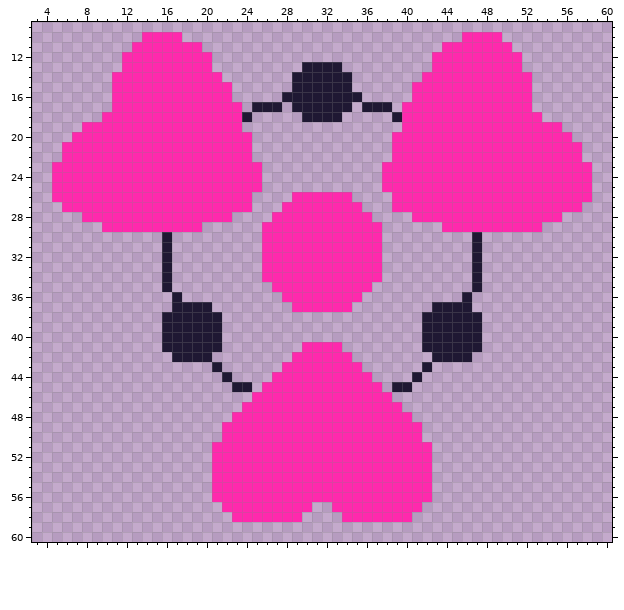
Two versions of one pixel-art file, src/assets/heart.ase. This is how it looked before the edit.
64x64 pixels, 1 frame. Shown: x 3..60, y 9..60.
New version:
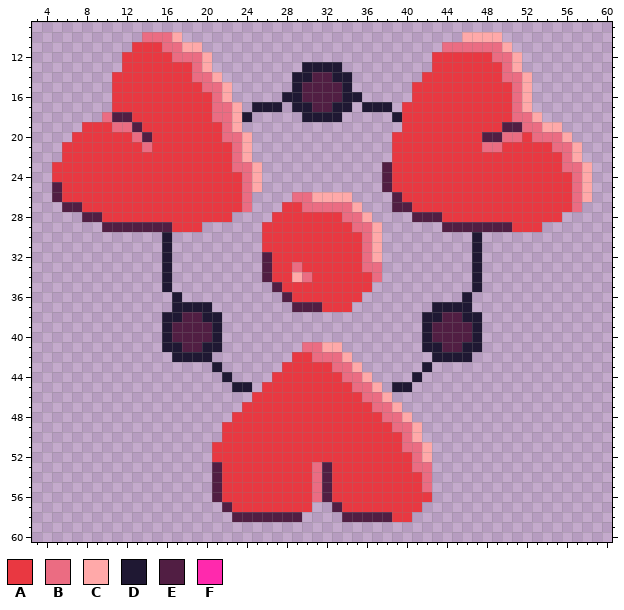
Palette (. is transparent): A #e93841  B #eb6c82  C #ffa9a9  D #1f1833  E #511e43  F #ff29ad
Diff:
Changed rows in their new state; - is an unchanged pixel.
first column x 5:
10 ---------BBBC----------------------------CCCC---------
11 --------AAABBCC------------------------BBBBBBC--------
12 -------AAAAABBBC----------------------AAAAAABBC-------
13 -------AAAAAAABC----------------------AAAAAAABC-------
14 ------AAAAAAAABBC---------EE---------AAAAAAAABBC------
15 ------AAAAAAAAABBC-------EEEE-------AAAAAAAAAABC------
16 ------AAAAAAAAAABC-------EEEE-------AAAAAAAAAABC------
17 ------AAAAAAAAAABBC-------EE-------AAAAAAAAAAABC------
18 -----BEEAAAAAAAABBC----------------AAAAAAAAAAABBC-----
19 ---AAABBEAAAAAAAABC----------------AAAAAAAAAAEEBBCC---
20 --AAAAAABEAAAAAAABBC--------------AAAAAAAAAEEBBABBBC--
21 -AAAAAAAABAAAAAAAABC--------------AAAAAAAAABBAAAAABBC-
22 -AAAAAAAAAAAAAAAAABC--------------AAAAAAAAAAAAAAAAABC-
23 AAAAAAAAAAAAAAAAAABBC------------EAAAAAAAAAAAAAAAAABBC
24 AAAAAAAAAAAAAAAAAAABC------------EAAAAAAAAAAAAAAAAAABC
25 EAAAAAAAAAAAAAAAAAABC------------EAAAAAAAAAAAAAAAAAABC
26 EAAAAAAAAAAAAAAAAAAB----BBCCCC----EAAAAAAAAAAAAAAAAABC
27 -EEAAAAAAAAAAAAAAAAB---AABBBBBC---EEAAAAAAAAAAAAAAAAB-
28 ---EEAAAAAAAAAAAAA----AAAAAAABBC----EEEAAAAAAAAAAAA---
29 -----EEEEEEEAAA------AAAAAAAAABBC------EEEEEEEAAA-----
30 ---------------------AAAAAAAAAABC---------------------
31 ---------------------AAAAAAAAAABC---------------------
32 ---------------------EAAAAAAAAABC---------------------
33 ---------------------EAABAAAAAABB---------------------
34 ---------------------EAACBAAAAAAB---------------------
35 ----------------------EAAAAAAAAA----------------------
36 -----------------------EAAAAAAA-----------------------
37 ------------------------EEEAAA------------------------
38 -------------EE------------------------EE-------------
39 ------------EEEE----------------------EEEE------------
40 ------------EEEE----------------------EEEE------------
41 -------------EE----------BBCC----------EE-------------
42 ------------------------AABBBC------------------------
43 -----------------------AAAAABBC-----------------------
44 ----------------------AAAAAAABBC----------------------
45 ---------------------AAAAAAAAABBC---------------------
46 --------------------AAAAAAAAAAABBC--------------------
47 -------------------AAAAAAAAAAAAABBC-------------------
48 ------------------AAAAAAAAAAAAAAABBC------------------
49 -----------------AAAAAAAAAAAAAAAAABBC-----------------
50 -----------------AAAAAAAAAAAAAAAAAABC-----------------
51 ----------------AAAAAAAAAAAAAAAAAAABBC----------------
52 ----------------AAAAAAAAAAAAAAAAAAAABC----------------
53 ----------------EAAAAAAAAABEAAAAAAAABB----------------
54 ----------------EAAAAAAAAABEAAAAAAAAAB----------------
55 ----------------EAAAAAAAAABEAAAAAAAAAB----------------
56 ----------------EAAAAAAAAABEAAAAAAAAAA----------------
57 -----------------EAAAAAAAA--EAAAAAAAA-----------------
58 ------------------EEEEEEE----EEEEEAA------------------
Changed places in both pictures, as pixel boxes (x1, y1, x2, y2):
changed: (52, 32, 592, 522)
